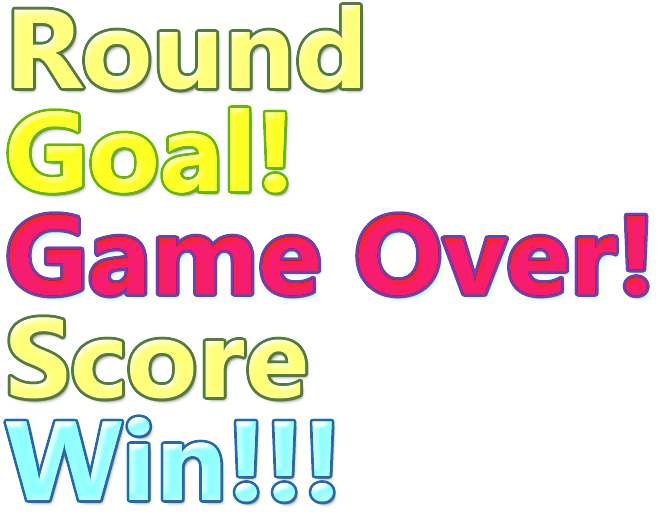
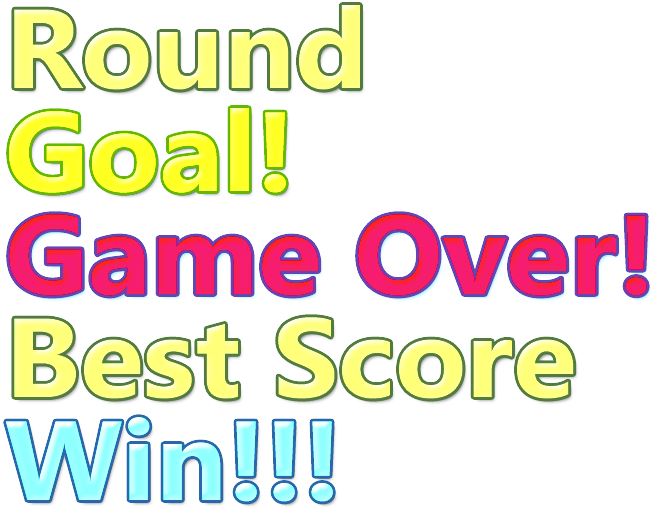
Comparing the layer stacks of the two 663px x 521px images. Changes:
painted on "Group 2 copy" over box(7, 314, 579, 405)
